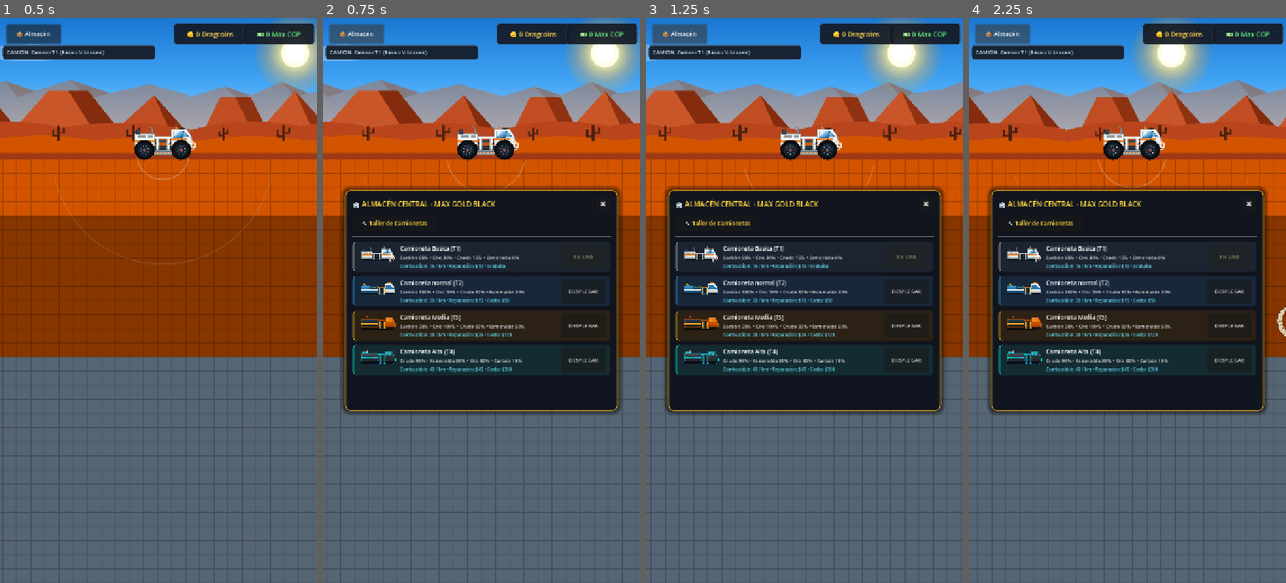
Above: before the commit, frames 1-4 (left to right).
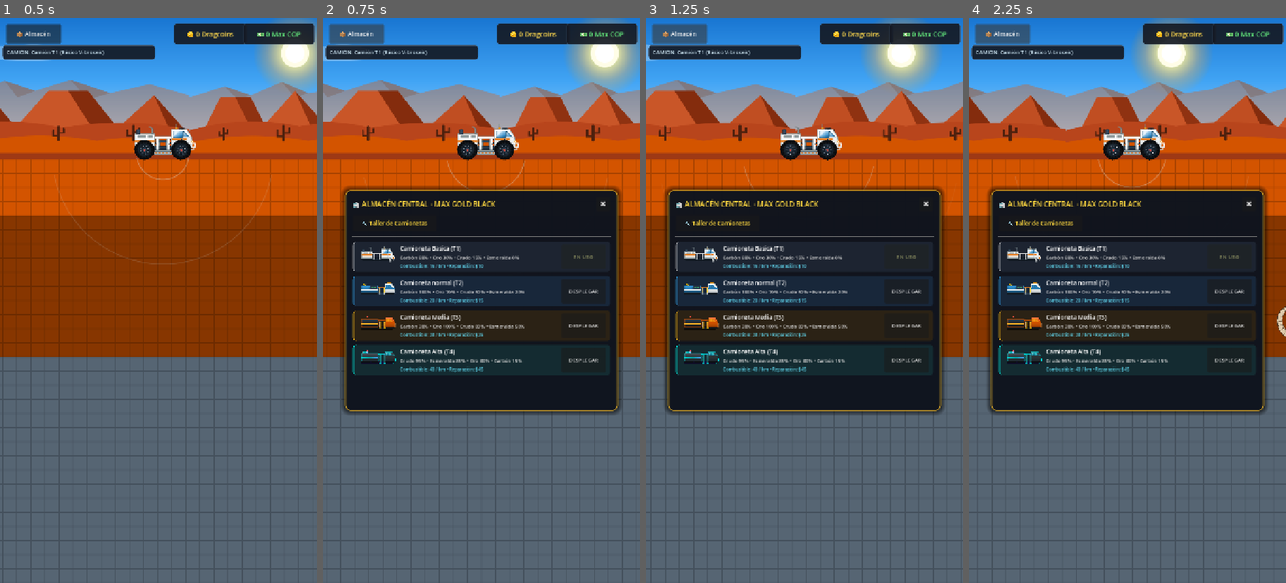
Above: after the commit, the same moments.

Repository: maxdigitalnewnmd-svg/Max-Gold-Black
Game: Godot game, scene res://scenes/mundo.tscn
Same seed, same stepped clock (60 frames per second), same inputs: the game is played once before the commit and once after it.
Inputs:
- Up to frame 1 (0.5 s): no input
- Up to frame 2 (0.75 s): click "📦 Almacén" at 0.5 s
- Up to frame 3 (1.25 s): no input
- Up to frame 4 (2.25 s): click "✖" at 1.25 s; click "📦 Almacén" at 2 s

Frame 1 is identical in both runs. In frame 2, 0.2% of the frame differs, in the area x 51-60%, y 43-63%; in frame 3, 0.2%; in frame 4, 0.2%.
Error after the commit: Parse Error: Could not preload resource script "res://scripts/firebase_manager.gd". (res://scripts/comprador_modal.gd:4)

Commit message:
feat: integrate Render API Gateway with Firestore fallback in client

Diff:
--- a/scripts/firebase_manager.gd
+++ b/scripts/firebase_manager.gd
@@ -17,7 +17,7 @@
 
 static var instance: Node = null
 
-# Configuración del proyecto Firebase
+# Configuración del proyecto Firebase y Render Gateway
 const FIREBASE_CONFIG = {
 	"apiKey": "AIzaSyBUzF2MSfzmBPxPC2ILBlXhuT4k-4rmh9A",
 	"authDomain": "maxcoldblack.firebaseapp.com",
@@ -27,6 +27,9 @@
 	"appId": "1:755049366986:web:9d28edae0707fa6423bb33",
 	"measurementId": "G-H8LS6D0P3K"
 }
+
+const RENDER_GATEWAY_URL: String = "https://max-gold-black-api.onrender.com"
+var use_render_gateway: bool = true
 
 const SAVE_PATH_USER_ID = "user://firebase_user_id.dat"
 var player_id: String = "jugador_1"
@@ -160,19 +163,23 @@
 func consultar_precios_y_boveda() -> void:
 	if http_market.get_http_client_status() != HTTPClient.STATUS_DISCONNECTED:
 		return
-	var url = "%s/Gestor" % firestore_base_url
+	var url = (RENDER_GATEWAY_URL + "/api/mercado") if use_render_gateway else ("%s/Gestor" % firestore_base_url)
 	var headers = ["Content-Type: application/json"]
 	http_market.request(url, headers, HTTPClient.METHOD_GET)
 
 func consultar_taller() -> void:
 	if http_taller.get_http_client_status() != HTTPClient.STATUS_DISCONNECTED:
 		return
-	var url = "%s/Taller" % firestore_base_url
+	var url = (RENDER_GATEWAY_URL + "/api/taller") if use_render_gateway else ("%s/Taller" % firestore_base_url)
 	var headers = ["Content-Type: application/json"]
 	http_taller.request(url, headers, HTTPClient.METHOD_GET)
 
 func _on_market_request_completed(result: int, response_code: int, _headers: PackedStringArray, body: PackedByteArray) -> void:
 	if result != HTTPRequest.RESULT_SUCCESS or response_code != 200:
+		if use_render_gateway:
+			# Fallback inmediato a Firestore directo si Render está reiniciando
+			use_render_gateway = false
+			consultar_precios_y_boveda()
 		return
 
 	var json = JSON.new()
@@ -180,6 +187,18 @@
 		return
 
 	var data: Dictionary = json.data
+
+	# Respuesta formateada por Render API Gateway
+	if data.get("success", false) == true and data.has("precios") and data.has("boveda"):
+		var p_in = data["precios"]
+		var b_in = data["boveda"]
+		for k in ["COAL", "GOLD", "EMERALD"]:
+			if p_in.has(k): precios_mercado[k] = int(p_in[k])
+			if b_in.has(k): boveda_liquidez[k] = int(b_in[k])
+		market_prices_updated.emit(precios_mercado, boveda_liquidez)
+		return
+
+	# Respuesta estándar de Firestore REST
 	if not data.has("documents") or not (data["documents"] is Array):
 		return
 
@@ -234,6 +253,26 @@
 
 	var json = JSON.new()
 	if json.parse(body.get_string_from_utf8()) != OK or not (json.data is Dictionary):
+		return
+
+	var data: Dictionary = json.data
+
+	# Respuesta formateada por Render API Gateway
+	if data.get("success", false) == true and data.has("taller"):
+		var t_in: Dictionary = data["taller"]
+		for str_tier in t_in.keys():
+			var tier_num = int(str_tier)
+			var item = t_in[str_tier]
+			taller_data[tier_num] = {
+				"doc_id": item.get("doc_id", "Camioneta"),
+				"titulo": item.get("titulo", ""),
+				"costo": int(item.get("costo", 0)),
+				"combustible": int(item.get("combustible", 15)),
+				"reparacion": int(item.get("reparacion", 10)),
+				"descripcion": item.get("descripcion", "")
+			}
+		taller_updated.emit(taller_data)
+		print("[FirebaseManager] Flota sincronizada desde Render API Gateway.")
 		return
 
 	var data: Dictionary = json.data
